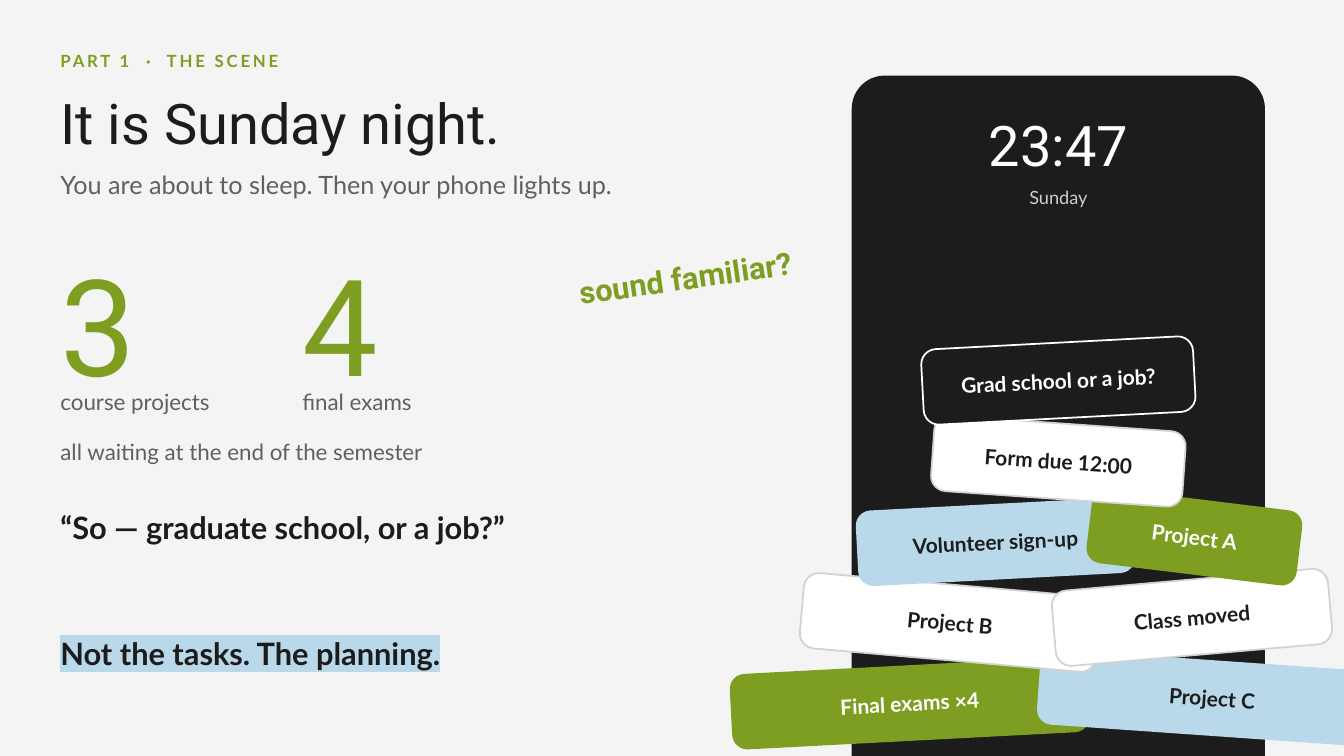
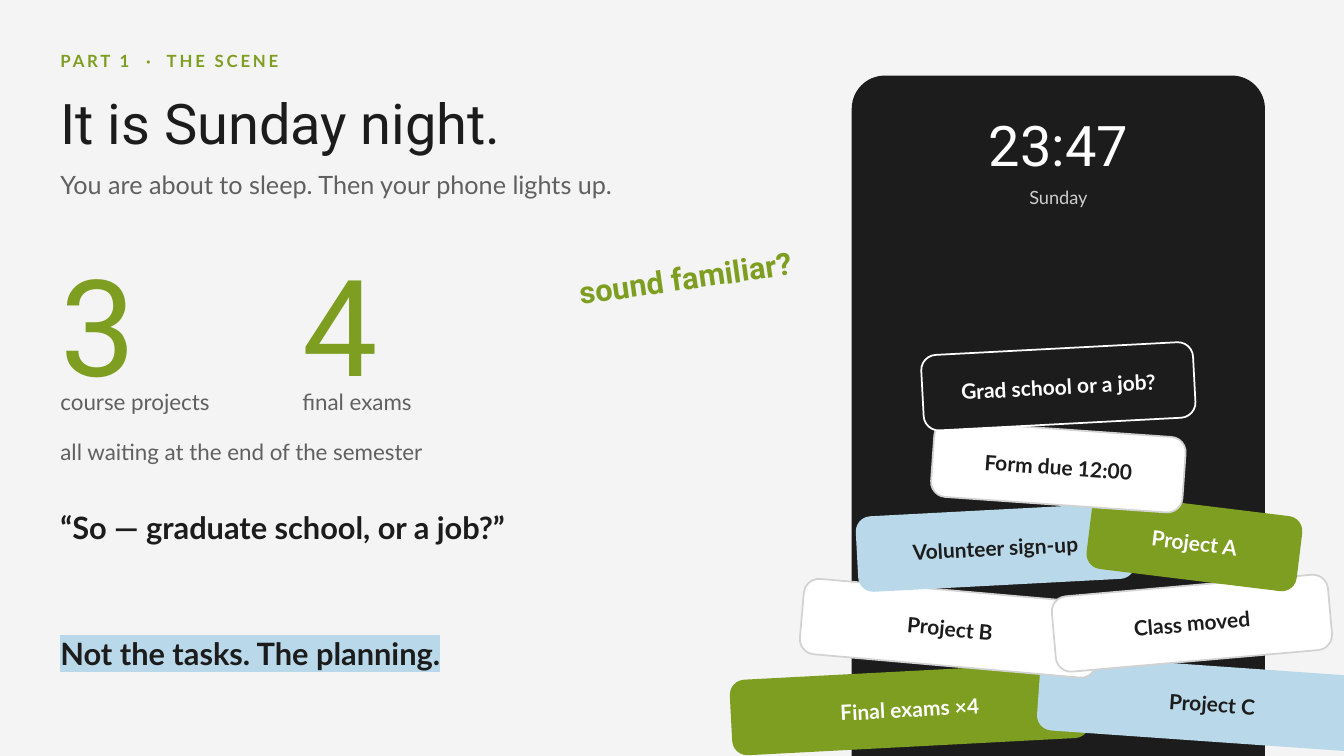
Before and after one commit to Kyson-CCHEN/English-presentation, a slide deck: slide 3 of Planning_Is_the_Pressure.pptx. Drawn at 1344x756 pixels with LibreOffice and Linux fonts; fonts in the diff are those of the drawing; background and template pictures are left out. Boxes give left, top, right and bottom in pixels: in the first picture for what was removed or moved away, otherwise in the second. Text is boxed around its words. In the diff, an @@ line names an element or a change of style, - is before the commit and + after.

```diff
--- a/Planning_Is_the_Pressure.pptx
+++ b/Planning_Is_the_Pressure.pptx
@@ 8 texts, 8 rounded rectangles moved together from (x1=729, y1=336, x2=1344, y2=750) to (x1=729, y1=342, x2=1344, y2=756) @@
```
Also in this commit, not shown: 6 other slides changed.
